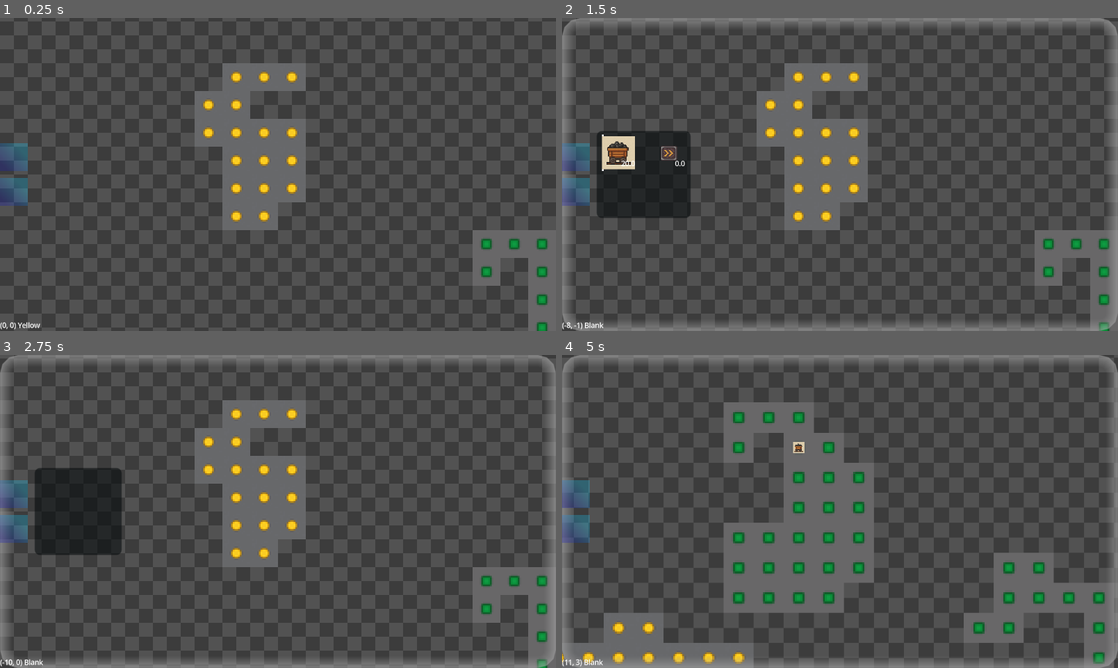
Above: before the commit, frames 1-4 (two rows, left to right).
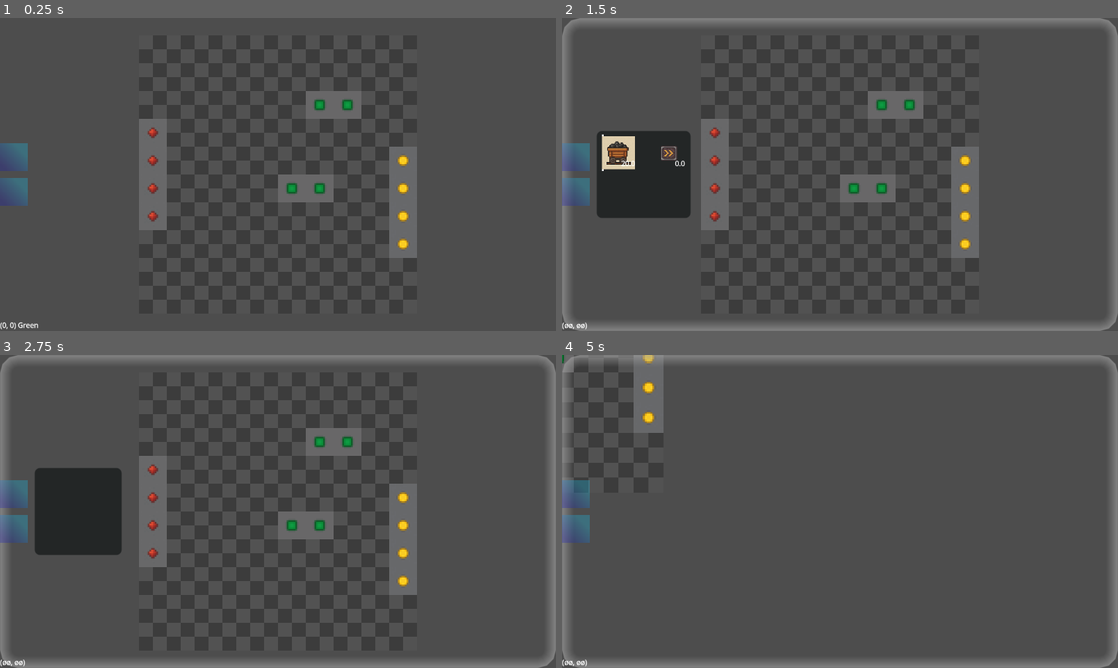
Above: after the commit, the same moments.

Repository: 7sete7/Ramon
Game: Godot game, scene res://defs/factory/factory.tscn
Two runs of this game, one before a commit and one after it. Both use one fixed random seed, a clock stepped at 60 frames per second and the inputs below.
Inputs (mouse positions are in pixels of both pictures, inside the frame that each line leads up to):
- Up to frame 1 (0.25 s): no input
- Up to frame 2 (1.5 s): click (573, 155) at 0.5 s; click (617, 152) at 1.25 s
- Up to frame 3 (2.75 s): click (11, 530) at 2 s
- Up to frame 4 (5 s): tap Enter at 2.75 s; move the mouse to (840, 511) at 2.77 s; press the mouse at (840, 511) at 2.78 s; hold D (go_right) 2.78-3.53 s; move the mouse to (728, 527) at 3.52 s; release the mouse at (728, 527) at 3.53 s; hold S (go_down) 3.53-4.28 s; click (728, 527) at 3.6 s; move the mouse to (895, 442) at 4.27 s; hold D (go_right) from 4.28 s (still down); hold Mouse wheel down (zoom_in) from 4.28 s (still down); click (895, 442) at 4.55 s

The runs differ from the first frame. In frame 1, 10% of the frame differs, in the area x 3-100%, y 14-100%; in frame 2, 10%; in frame 3, 10%; in frame 4, 20%, in the area x 0-100%, y 0-100%.
Error after the commit: Invalid access to property or key 'building' on a base object of type 'Nil'. (res://defs/factory/buildings/mine/mine.gd:22)

Commit message:
feat: move items trough belts

Diff:
--- a/configs/factory_grid_config_sm.tres
+++ b/configs/factory_grid_config_sm.tres
@@ -4,10 +4,10 @@
 
 [resource]
 script = ExtResource("1_fcvfe")
-map_width = 6
-map_height = 6
-map_ore_coverage = 0
-min_ore_per_clump = 0
-max_ore_per_clump = 0
+map_width = 10
+map_height = 10
+map_ore_coverage = 12
+min_ore_per_clump = 1
+max_ore_per_clump = 5
 tile_width = 16
 tile_height = 16
--- a/defs/factory/building.gd
+++ b/defs/factory/building.gd
@@ -47,3 +47,24 @@
 
 func on_remove() -> void:
 	pass
+
+func push_item_to_output(output_side: Vector2i, item: Item) -> bool:
+	if not output_side in self._output:
+		push_error("Building %s does not output to side: %s" % [self.name, output_side])
+		return false
+
+	var new_tile: Tile = GameFactory.grid.get_tile_at(self.tile.tilemap_position + output_side)
+	if not new_tile:
+		push_error("No tile at %s" % (self.tile.position + output_side))
+		return false
+
+	print("{} - push item to tile {}".format([self.tilemap_position, new_tile.tilemap_position], "{}"))
+	if not new_tile.building: return false
+	return new_tile.building.input_item_from_input(output_side * -1, item)
+
+func input_item_from_input(input_side: Vector2i, item: Item) -> bool:
+	if not input_side in self._input:
+		push_warning("Input side not valid: %s" % input_side)
+		return false
+
+	return true
--- a/defs/factory/buildings/belt/belt.gd
+++ b/defs/factory/buildings/belt/belt.gd
@@ -1,8 +1,15 @@
 class_name FactoryBelt
 extends Building
 
+const MAX_ITEMS: int = 2
+var inventory: Array[Item] = []
+
+const SPRITE_OFFSET: Vector2i = Vector2i(2, 0)
+
 func _init() -> void:
 	super ()
+	self._input = [Vector2i.LEFT]
+	self._output = [Vector2i.RIGHT]
 
 static func get_resource_location() -> String:
 	return "res://defs/factory/buildings/belt/belt_resource.tres"
@@ -16,3 +23,33 @@
 
 func on_tick() -> void:
 	pass
+
+func push_item_to_output(output_side: Vector2i, item: Item) -> bool:
+	var will_output = super.push_item_to_output(output_side, item)
+	if will_output: self.inventory.erase(item)
+	return will_output
+
+func input_item_from_input(input_side: Vector2i, item: Item) -> bool:
+	if len(self.inventory) >= self.MAX_ITEMS: return false
+	var can_input: bool = super.input_item_from_input(input_side, item)
+	if not can_input: return false
+
+	item.position = Vector2i(
+		self.tile.bounds.left + self.SPRITE_OFFSET.x,
+		self.tile.center_position.y + self.SPRITE_OFFSET.y
+	)
+	var final_pos: Vector2 = Vector2(
+		self.tile.bounds.right,
+		item.position.y
+	)
+
+	if not item.is_inside_tree():
+		GameFactory.grid.add_child(item)
+
+	self.inventory.append(item)
+	print("Belt: item instantiated at {0} - bounds {1}".format([self.tile.tilemap_position, self.tile.bounds]))
+
+	var tween: Tween = GameFactory.grid.create_tween()
+	tween.tween_property(item, "position", final_pos, 2).from_current()
+	tween.tween_callback(func(): self.push_item_to_output(Vector2i.RIGHT, item))
+	return true
--- a/defs/factory/buildings/building_manager.gd
+++ b/defs/factory/buildings/building_manager.gd
@@ -48,7 +48,9 @@
 	GameFactory.hud.building_mode.current_building = building
 	GameFactory.hud.buildings_list.update_displays_with(building)
 
-func try_place_building_at(pos: Vector2i, building: Building):
+func try_place_building_at(pos: Vector2i, building_id: String):
+	var building: Building = GameFactory.building_manager.get_building(building_id)
+	if not building: return
 	if not building.can_place_at(pos):
 		push_warning("Cannot place building %s at %s" % [building.name, pos])
 		return
--- a/defs/factory/buildings/building_mode.gd
+++ b/defs/factory/buildings/building_mode.gd
@@ -21,7 +21,7 @@
 	var mouse_pos: Vector2i = GameFactory.grid.get_position_under_mouse()
 
 	if event.is_action_pressed("click"):
-		GameFactory.building_manager.try_place_building_at(mouse_pos, self.current_building)
+		GameFactory.building_manager.try_place_building_at(mouse_pos, self.current_building.ID)
 
 func handle_key_event(event: InputEventKey):
 	if event.is_action_pressed("cancel"):
--- a/defs/factory/buildings/mine/mine.gd
+++ b/defs/factory/buildings/mine/mine.gd
@@ -1,24 +1,37 @@
 class_name FactoryMine
 extends Building
 
-var allowed_tiles: Array[FactoryEnums.TILES] = [
-	FactoryEnums.TILES.GREEN,
-	FactoryEnums.TILES.RED,
-	FactoryEnums.TILES.YELLOW
-]
+var ore_produces: Dictionary[FactoryEnums.TILES, Callable] = {
+	FactoryEnums.TILES.GREEN:  func(): return ItemManager.get_item("green"),
+	FactoryEnums.TILES.RED:    func(): return ItemManager.get_item("red"),
+	FactoryEnums.TILES.YELLOW: func(): return ItemManager.get_item("yellow")
+}
+
+const TICKS_PER_PRODUCE: int = 2
+var current_tick: int = 0
 
 func _init() -> void:
 	super ()
+	self._output = [Vector2i.RIGHT]
 
 static func get_resource_location() -> String:
 	return "res://defs/factory/buildings/mine/mine_resource.tres"
 
 func can_place_at(tilemap_position: Vector2i) -> bool:
 	var tile: Tile = GameFactory.grid.get_tile_at(tilemap_position)
-	return tile.building == null and tile.tile_type in self.allowed_tiles
+	return tile.building == null and tile.tile_type in self.ore_produces
 
 func on_placed(_tile: Tile) -> void:
 	super(_tile)
 
 func on_tick() -> void:
-	pass
+	if current_tick == TICKS_PER_PRODUCE:
+		self.current_tick = 0
+		var item_output_fn: Callable = self.ore_produces.get(self.tile.tile_type)
+		if not item_output_fn: return
+
+		var item_output = item_output_fn.call()
+		if item_output is Item:
+			self.push_item_to_output(Vector2i.RIGHT, item_output)
+	else:
+		self.current_tick += 1
--- a/defs/factory/config/config_limits.gd
+++ b/defs/factory/config/config_limits.gd
@@ -15,3 +15,6 @@
 	limits.bottom = b
 
 	return limits
+
+func _to_string() -> String:
+	return "l:{}, t:{}, r:{}, b:{}".format([left, top, right, bottom], "{}")
--- a/defs/factory/factory.gd
+++ b/defs/factory/factory.gd
@@ -4,3 +4,7 @@
 var building_manager: BuildingManager
 var grid: FactoryGrid
 var hud: HUD
+
+func _ready() -> void:
+	TickManager.start()
+	ItemManager.load_items()
--- a/defs/factory/factory.tscn
+++ b/defs/factory/factory.tscn
@@ -4,9 +4,9 @@
 [ext_resource type="Script" uid="uid://dd1jdw87naj5l" path="res://defs/factory/camera.gd" id="1_tqf04"]
 [ext_resource type="Script" uid="uid://inqhpr7jr2bh" path="res://defs/factory/grid.gd" id="2_tgf4x"]
 [ext_resource type="Script" uid="uid://bb0j3lm78t5ky" path="res://defs/factory/buildings/building_manager.gd" id="2_whpt7"]
-[ext_resource type="Resource" uid="uid://cimk8p20atqsf" path="res://configs/factory_grid_config.tres" id="3_ddt63"]
 [ext_resource type="TileSet" uid="uid://b7rc21o4qmq3d" path="res://assets/tile_set.tres" id="4_1jo8g"]
 [ext_resource type="Script" uid="uid://dk53b32rjg0ci" path="res://defs/factory/grid/tile_map.gd" id="5_d4rlk"]
+[ext_resource type="Resource" uid="uid://cxb2oue8b4314" path="res://configs/factory_grid_config_sm.tres" id="5_r511i"]
 [ext_resource type="PackedScene" uid="uid://bttlr7ljxvsyy" path="res://defs/factory/hud/hud.tscn" id="6_tijn1"]
 
 [node name="Factory" type="Node2D"]
@@ -23,7 +23,7 @@
 [node name="Grid" type="Node2D" parent="."]
 unique_name_in_owner = true
 script = ExtResource("2_tgf4x")
-config = ExtResource("3_ddt63")
+config = ExtResource("5_r511i")
 
 [node name="TileMapLayer" type="TileMapLayer" parent="Grid"]
 tile_set = ExtResource("4_1jo8g")
--- a/defs/factory/grid.gd
+++ b/defs/factory/grid.gd
@@ -18,7 +18,6 @@
 	grid_sizes = GridSizes.from(config)
 
 	self.init_tiles()
-	TickManager.start()
 
 	self.map_builder = MapBuilder.new(self)
 	self.map_builder.build_ores()
@@ -57,6 +56,7 @@
 	building_map_layer.set_cell(tile.tilemap_position, building.tileset_id, Vector2i(0, 0), building.tileset_tile_id)
 	tile.building = building
 	building.tilemap_position = tile.tilemap_position
+	print("Building set ", tile.tilemap_position, " - ", building.tilemap_position, " - ", tile.id)
 
 func get_position_under_mouse() -> Vector2i:
 	var local_mouse_pos := self.get_local_mouse_position()
--- a/defs/factory/grid/tile.gd
+++ b/defs/factory/grid/tile.gd
@@ -9,6 +9,7 @@
 var tile_type_str: String = "Blank"
 
 var building: Building
+var bounds: ConfigLimits
 
 var tile_type: FactoryEnums.TILES:
 	set(value):
@@ -26,9 +27,17 @@
 				self.tile_type_str = "Vish"
 
 func _init(tilemap_pos: Vector2i, type: FactoryEnums.TILES, tile_sizes: Vector2i):
+	var half_tile: Vector2i = tile_sizes / 2
 	self.tile_type = type
 	self.tile_size = tile_sizes
 
 	self.tilemap_position = tilemap_pos
-	self.center_position = tilemap_position * tile_size + (tile_size / 2)
+	self.center_position = tilemap_position * tile_size + half_tile
 	self.id = "%v" % self.tilemap_position
+
+	self.bounds = ConfigLimits.from(
+		center_position.x - half_tile.x,
+		center_position.x + half_tile.x,
+		center_position.y - half_tile.y,
+		center_position.y + half_tile.y
+	)
--- /dev/null
+++ b/defs/factory/items/item_manager.gd
@@ -0,0 +1,16 @@
+extends Node
+
+var _items: Dictionary[String, PackedScene] = {}
+
+func load_items() -> void:
+	const items_folder: String = "res://defs/factory/items"
+	for file in DirAccess.get_files_at(items_folder):
+		if file.ends_with(".tscn"):
+			var scene: PackedScene = load(items_folder + "/" + file)
+			var item: Item = scene.instantiate()
+			self._items[item.ID] = scene
+			item.queue_free()
+
+func get_item(item_id: String) -> Item:
+	var scene: PackedScene = self._items.get(item_id)
+	return scene.instantiate() if scene else null
--- a/project.godot
+++ b/project.godot
@@ -25,6 +25,7 @@
 Events="*res://utils/events.gd"
 Refs="*res://utils/refs.tscn"
 TickManager="*res://utils/tick_manager.tscn"
+ItemManager="*res://defs/factory/items/item_manager.gd"
 
 [debug]
 
Not shown, added: defs/factory/items/item_manager.gd.uid
